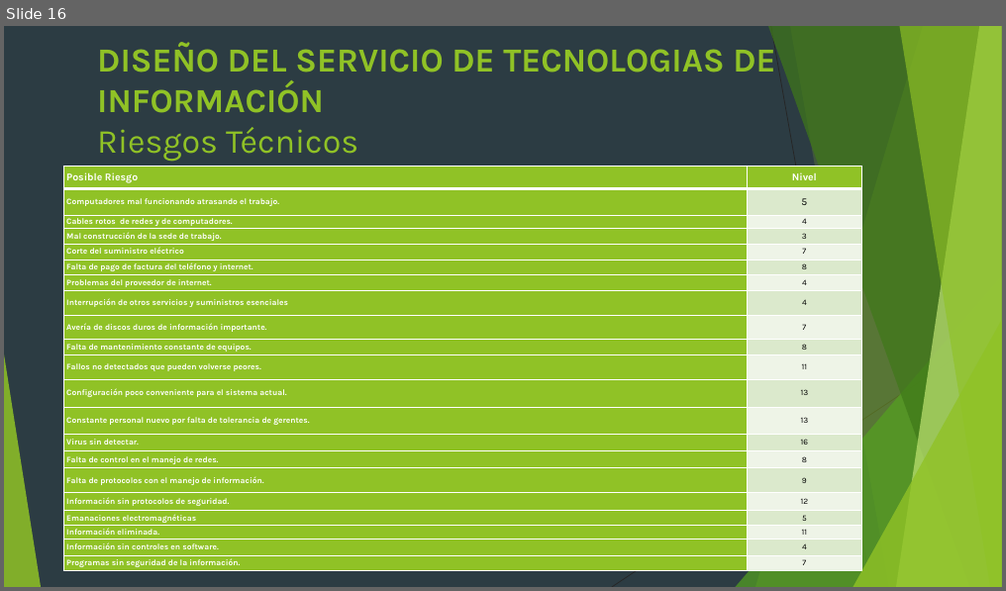
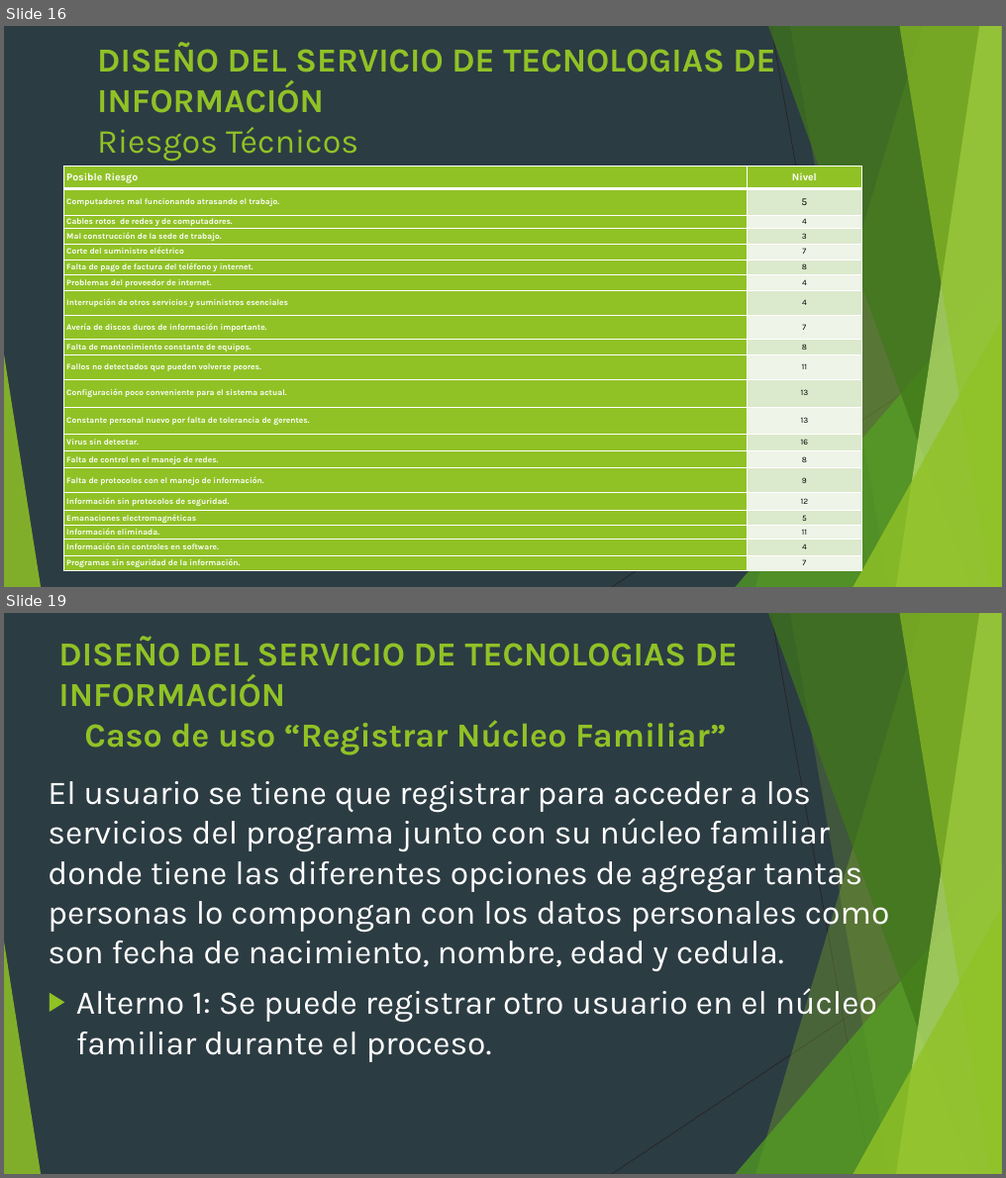
Before and after one commit to Alchaz/GasLmn, a slide deck: presentacion articulo grado.pptx. Shown one above the other, each under a label of ours: slide 16 before the commit, slides 16 and 19 after it; the slides between them are not shown. The pictures are 1006x591 and 1006x1178 pixels, drawn with LibreOffice and Linux fonts; fonts in the diff are those of the drawing. Boxes give left, top, right and bottom in pixels: in the first picture for what was removed or moved away, otherwise in the second. Text is boxed around its words. In the diff, an @@ line names an element or a change of style, - is before the commit and + after.

```diff
--- a/presentacion articulo grado.pptx
+++ b/presentacion articulo grado.pptx
@@ slide 19 added at (x1=4, y1=613, x2=1002, y2=1174), background #2C3C43; not listed: 10 template elements that a slide beside it also shows @@
@@ title added at (x1=58, y1=636, x2=738, y2=755), 32.4 pt, text #90C226, bold @@
+DISEÑO DEL SERVICIO DE TECNOLOGIAS DE INFORMACIÓN
+Caso de uso “Registrar Núcleo Familiar”
@@ text added at (x1=48, y1=781, x2=889, y2=1062), 32 pt, text #FFFFFF @@
+El usuario se tiene que registrar para acceder a los servicios del programa junto con su núcleo familiar donde tiene las diferentes opciones de agregar tantas personas lo compongan con los datos personales como son fecha de nacimiento, nombre, edad y cedula.
+▶ Alterno 1: Se puede registrar otro usuario en el núcleo familiar durante el proceso.
```
Also in this commit, not shown: 4 slides changed, 10 other slides added, 3 slides removed.
